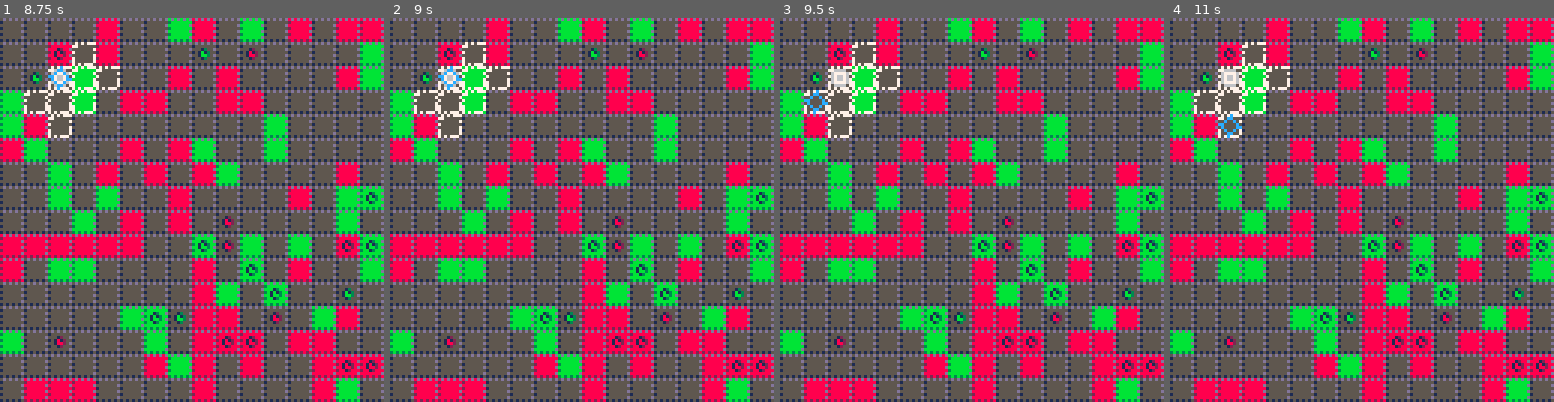
Above: before the commit, frames 1-4 (left to right).
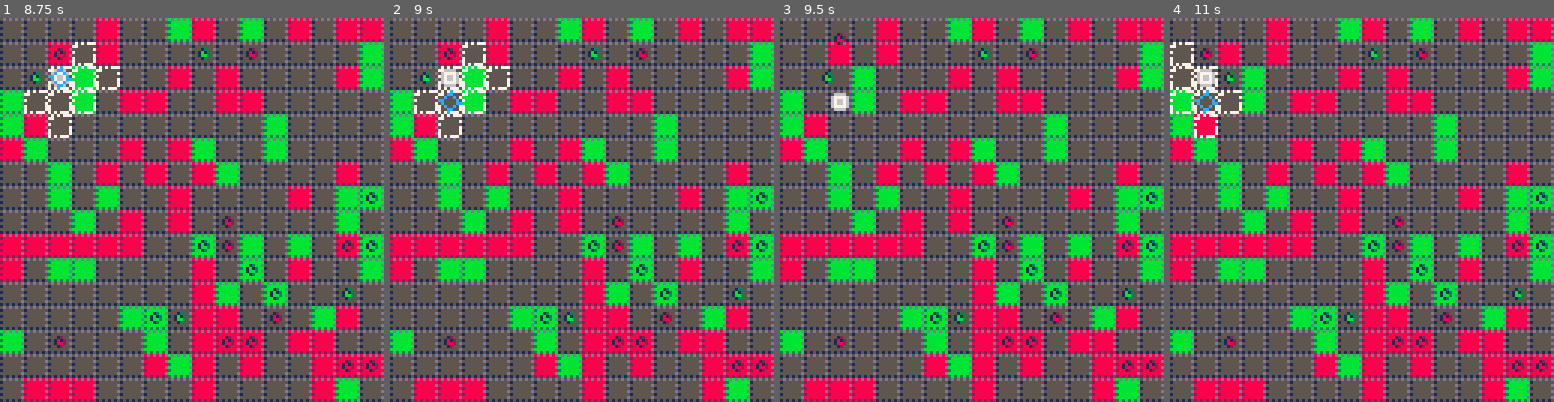
Above: after the commit, the same moments.

Repository: jcwilk/dv_prototype
Game: PICO-8 cartridge divproto.p8
Two runs of this game, one before a commit and one after it. Both use one fixed random seed, a clock stepped at 60 frames per second and the inputs below.
Inputs (mouse positions are in pixels of both pictures, inside the frame that each line leads up to):
- Up to frame 1 (8.75 s): tap O (Z key) at 0.33, 0.7, 1.43, 2.22, 3.1, 3.98, 4.87, 5.75, 6.63, 7.52, 8.4 s; click (69, 121) at 0.67 s; click (130, 267) at 1.22 s; click (195, 114) at 1.77 s; hold Left 1.97-2.37 s; click (257, 259) at 2.32 s; hold Down 2.42-2.82 s; click (322, 106) at 2.87 s; hold Right 2.87-3.53 s; click (84, 256) at 3.42 s; hold Up 3.58-4.08 s; click (145, 102) at 3.97 s; hold Right 4.13-4.53 s; click (211, 248) at 4.52 s; hold Down 4.58-5.08 s; click (272, 94) at 5.07 s; hold Left 5.13-5.8 s; click (337, 244) at 5.62 s; hold Up 5.85-6.18 s; click (99, 90) at 6.17 s; hold Left 6.23-6.63 s; hold Down 6.68-7.08 s; click (161, 236) at 6.72 s; hold Right 7.13-7.8 s; click (226, 83) at 7.27 s; click (288, 229) at 7.82 s; hold Up 7.85-8.35 s; click (49, 79) at 8.37 s; hold Right from 8.4 s (still down)
- Up to frame 2 (9 s): release Right at 8.8 s; hold Down from 8.85 s (still down); click (505, 225) at 8.92 s
- Up to frame 3 (9.5 s): tap O (Z key) at 9.28 s; release Down at 9.35 s; hold Left from 9.4 s (still down); click (956, 71) at 9.47 s
- Up to frame 4 (11 s): click (1408, 217) at 10.02 s; release Left at 10.07 s; hold Up 10.12-10.45 s; tap O (Z key) at 10.17 s; hold Left 10.5-10.9 s; click (1473, 64) at 10.57 s; hold Down from 10.95 s (still down)

Frame 1 is identical in both runs. In frame 2, 0.2% of the frame differs, in the area x 12-19%, y 12-25%; in frame 3, 1.6%; in frame 4, 2.0%, in the area x 0-32%, y 6-32%.

Commit message:
fix another mouse bug

Diff:
--- a/divproto.p8
+++ b/divproto.p8
@@ -113,8 +113,9 @@
  mouse.x=stat(32)
  mouse.y=stat(33)+cam.y
  local click=stat(34)%2==1
-
- if (not click) and (not mouse.click) and (oldx != mouse.x or oldy != mouse.y) then
+ local moved=(oldx != mouse.x or oldy != mouse.y)
+
+ if (not click) and (not mouse.click) and moved then
   mouse.on=true
  end
 
@@ -125,7 +126,7 @@
  for i=1,#highlighted_moves do
   move=highlighted_moves[i]
   if move[1] == tilex and move[2] == tiley then
-   if move != selected_move then
+   if moved and move != selected_move then
     select_move(move)
     if mouse.on then
      sfx(2)
Not shown, changed: index.js
